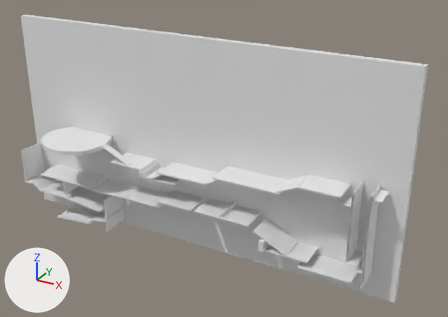
The FBX model Artist/H. LevelDesign/4. Schuur/2. Model/schuur2.FBX, before and after one commit.
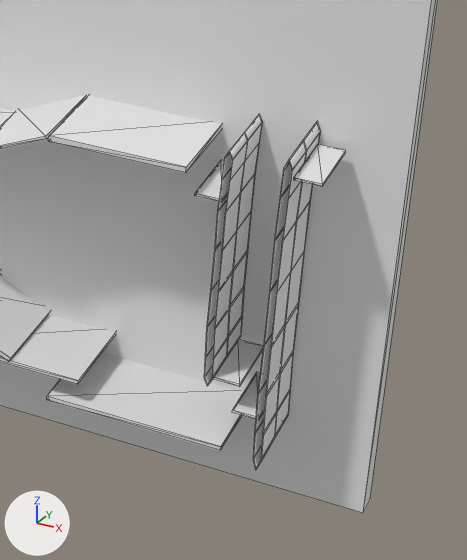
The first picture shows the older version from a 50 mm lens placed at (456.0, -492.0, 353.0), pointed at (184.0, 3.0, 106.0). The close-ups show both versions on the part from 63% to 95% of the width and 46% to 100% of the height of that picture; other places that the commit changed are outside them. Every picture has the same lights, and +X, +Y and +Z are marked at lower left. Both versions are drawn at frame 96 of the action 'Take 001'; the numbers are the values there. The close-ups show mesh edges as thin lines.
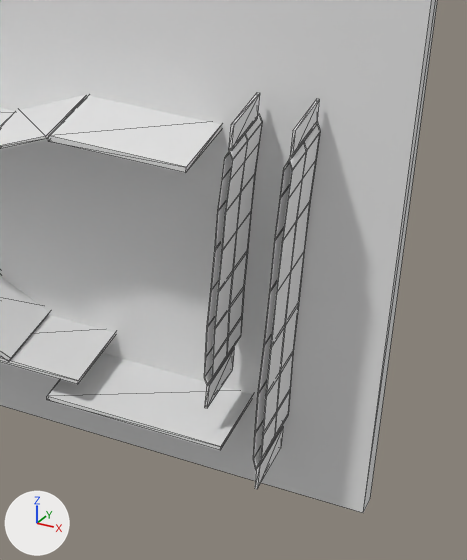
What changed in the scene script:
```text
Change me_mesh_036:
    where me_mesh_036.from_pydata(...)  # 8 vertices, 12 faces; spans x -3.1..3.1, y -33.3..33.3, z 0.0..65.0
    used by ob_box049; location = (348.1, -5.7, 107.2); rotation_euler = (0.0, -1.571, 0.0), in degrees (0, -90, 0); scale = (0.117, 0.335, 0.117)
    me_mesh_036 part 1: the whole mesh is moved by (0.0, 0.0, -60.9)
Change me_mesh_035:
    where me_mesh_035.from_pydata(...)  # 8 vertices, 12 faces; spans x -3.1..3.1, y -33.3..33.3, z 0.0..65.0
    used by ob_box048; location = (332.0, -6.5, 41.3); rotation_euler = (0.0, -1.571, 0.0), in degrees (0, -90, 0); scale = (0.117, 0.337, 0.117)
    me_mesh_035 part 2: the whole mesh is moved by (0.0, 0.0, -62.6)
Add me_mesh_050_1:
    me_mesh_050_1 = me_mesh_048.copy(); me_mesh_050_1.name = 'Mesh.050'  # the mesh of ob_tube001
Change ob_box049:
    ob_box049.location: (348.1, -5.7, 107.2) -> (339.2, -5.7, 113.7)
    ob_box049.rotation_euler: (0.0, -1.571, 0.0) -> (0.0, 3.142, 0.0)  # degrees (0, -90, 0) -> degrees (0, 180, 0)
Change ob_tube002:
    ob_tube002: bpy.data.objects.new('Tube002', me_mesh_049) -> bpy.data.objects.new('Tube002', me_mesh_050_1)
Change ob_box045:
    ob_box045.rotation_euler: (0.0, -1.571, 0.0) -> (0.0, 0.0, 0.0)  # degrees (0, -90, 0) -> degrees (0, 0, 0)
    ob_box045.location: (322.3, -6.5, 96.4) -> (323.2, -6.5, 111.7)
Change ob_box048:
    ob_box048.rotation_euler: (0.0, -1.571, 0.0) -> (0.0, 0.0, 0.0)  # degrees (0, -90, 0) -> degrees (0, 0, 0)
    ob_box048.location: (332.0, -6.5, 41.3) -> (323.2, -6.5, 38.5)
Change ob_box028:
    ob_box028.location: (338.1, -5.7, 31.8) -> (339.3, -5.7, 16.6)
    ob_box028.rotation_euler: (0.0, -1.571, 0.0) -> (0.0, 3.142, 0.0)  # degrees (0, -90, 0) -> degrees (0, 180, 0)
```

Where the change shows, as pixel boxes [x1, y1, x2, y2] in the close-ups (467 x 560 px):
'Tube002', reshaped
    both: [204, 114, 262, 386]
'Box049', moved, turned
    before: [294, 144, 346, 187]
    after: [290, 99, 319, 158]
'Box048', moved, turned
    before: [213, 339, 264, 387]
    after: [205, 347, 235, 408]
'Box045', moved, turned
    before: [195, 160, 228, 202]
    after: [229, 92, 260, 151]
'Box028', moved, turned
    before: [232, 372, 264, 419]
    after: [255, 426, 283, 489]
